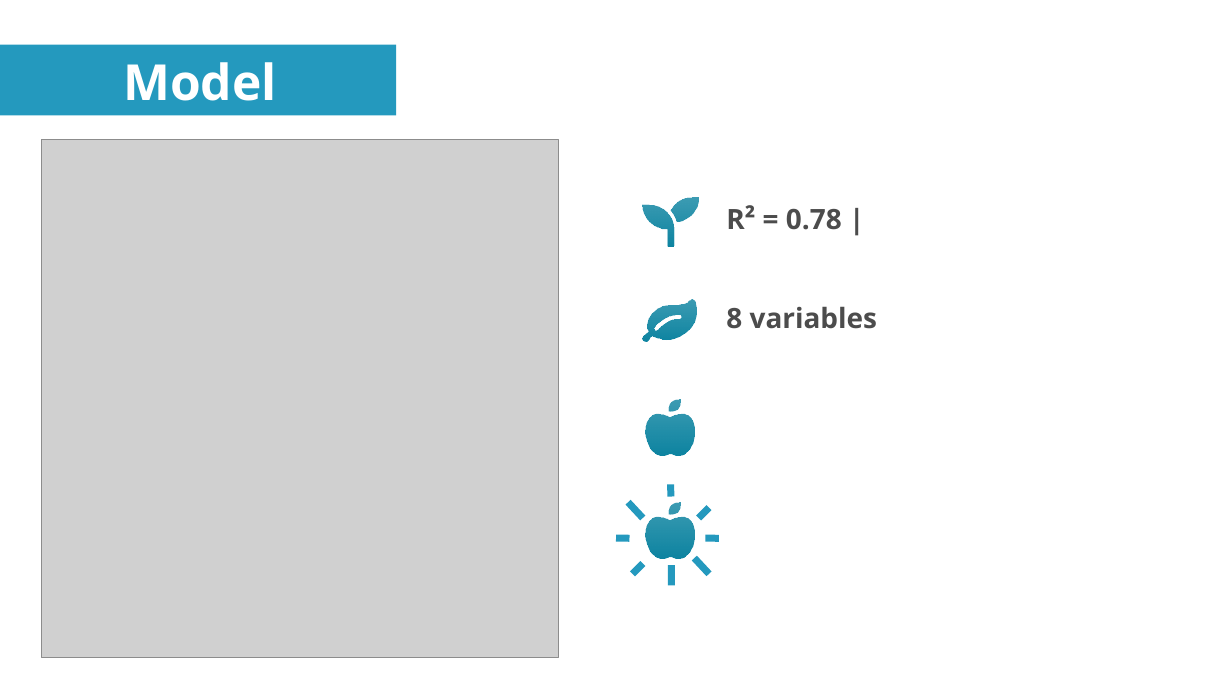
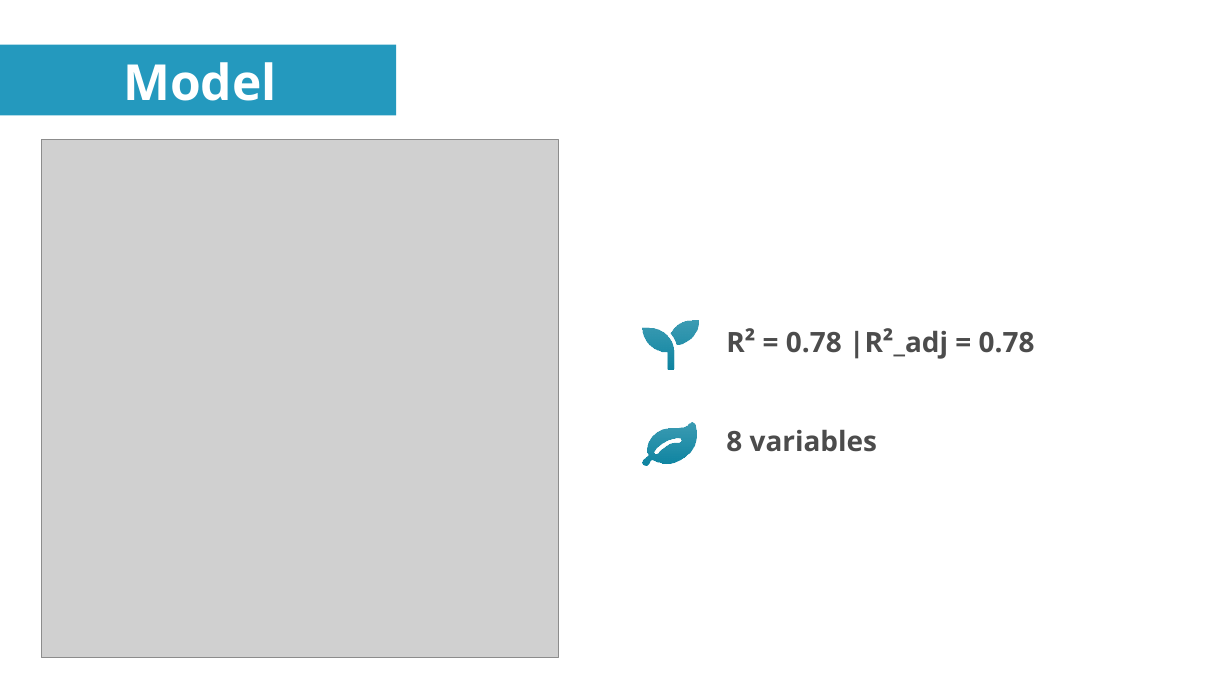
Before and after one commit to ElRapa/ironhack_mid_term, a slide deck: slide 7 of 2021-11-19 - Ironhack_midterm_Presentation_Life-Expectancy.odp. Drawn at 1232x693 pixels with LibreOffice and Linux fonts; fonts in the diff are those of the drawing; grey boxes stand for pictures. Boxes give left, top, right and bottom in pixels: in the first picture for what was removed or moved away, otherwise in the second. Text is boxed around its words. In the diff, an @@ line names an element or a change of style, - is before the commit and + after.

Commit message:
Presentation update

```diff
--- a/2021-11-19 - Ironhack_midterm_Presentation_Life-Expectancy.odp
+++ b/2021-11-19 - Ironhack_midterm_Presentation_Life-Expectancy.odp
@@ freeform shape removed at box(643, 198, 699, 247) @@
@@ freeform shape: place and size @@
-freeform shape at box(643, 300, 696, 342)
+freeform shape at box(643, 321, 699, 370)
@@ text at box(726, 328, 1035, 359): text changed @@
-R² = 0.78 |
+R² = 0.78 |R²_adj = 0.78
@@ text "8 variables": place and size @@
-text "8 variables" at box(726, 306, 877, 329)
+text "8 variables" at box(726, 429, 877, 452)
@@ freeform shape: place and size @@
-freeform shape at box(645, 399, 694, 455)
+freeform shape at box(643, 423, 696, 465)
@@ line removed from (628, 502) to (643, 518) @@
@@ freeform shape removed at box(645, 502, 694, 558) @@
@@ line removed from (671, 484) to (671, 496) @@
@@ line removed from (699, 518) to (709, 508) @@
@@ line removed from (616, 538) to (629, 539) @@
@@ line removed from (705, 538) to (719, 539) @@
@@ line removed from (633, 574) to (643, 563) @@
@@ line removed from (671, 566) to (671, 586) @@
@@ line removed from (694, 558) to (709, 574) @@
```
Also in this commit, not shown: 1 other file.
